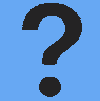
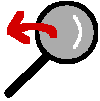
Layer changes from the first 100 x 101 image to the second:
added layer "arrow #1" in group "frameless" over box(7, 11, 57, 44)
added layer "magnify_button #0" in group "frameless" over box(4, 1, 98, 98)
hid "help_button #1" over box(0, 0, 100, 101)